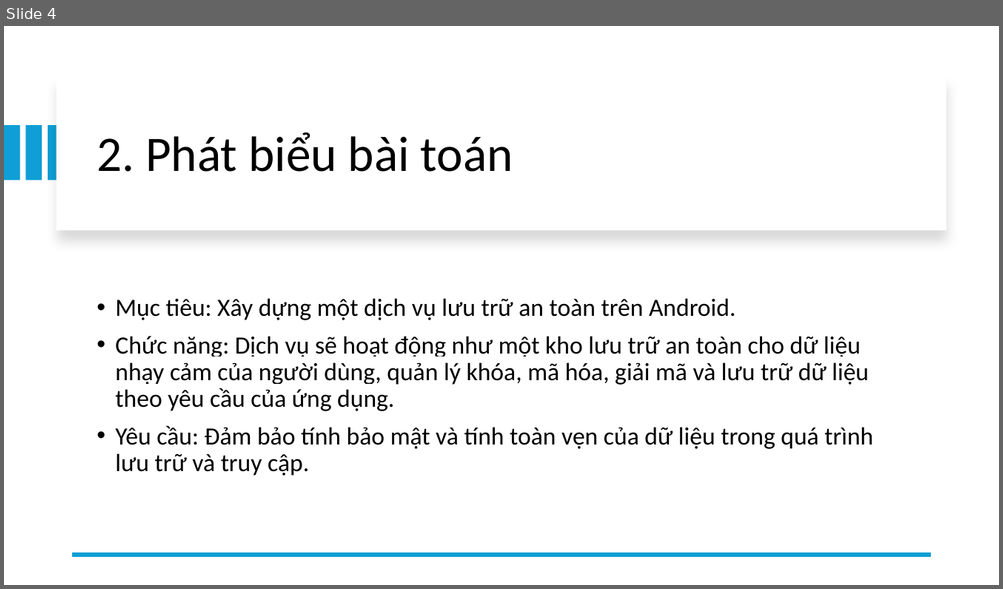
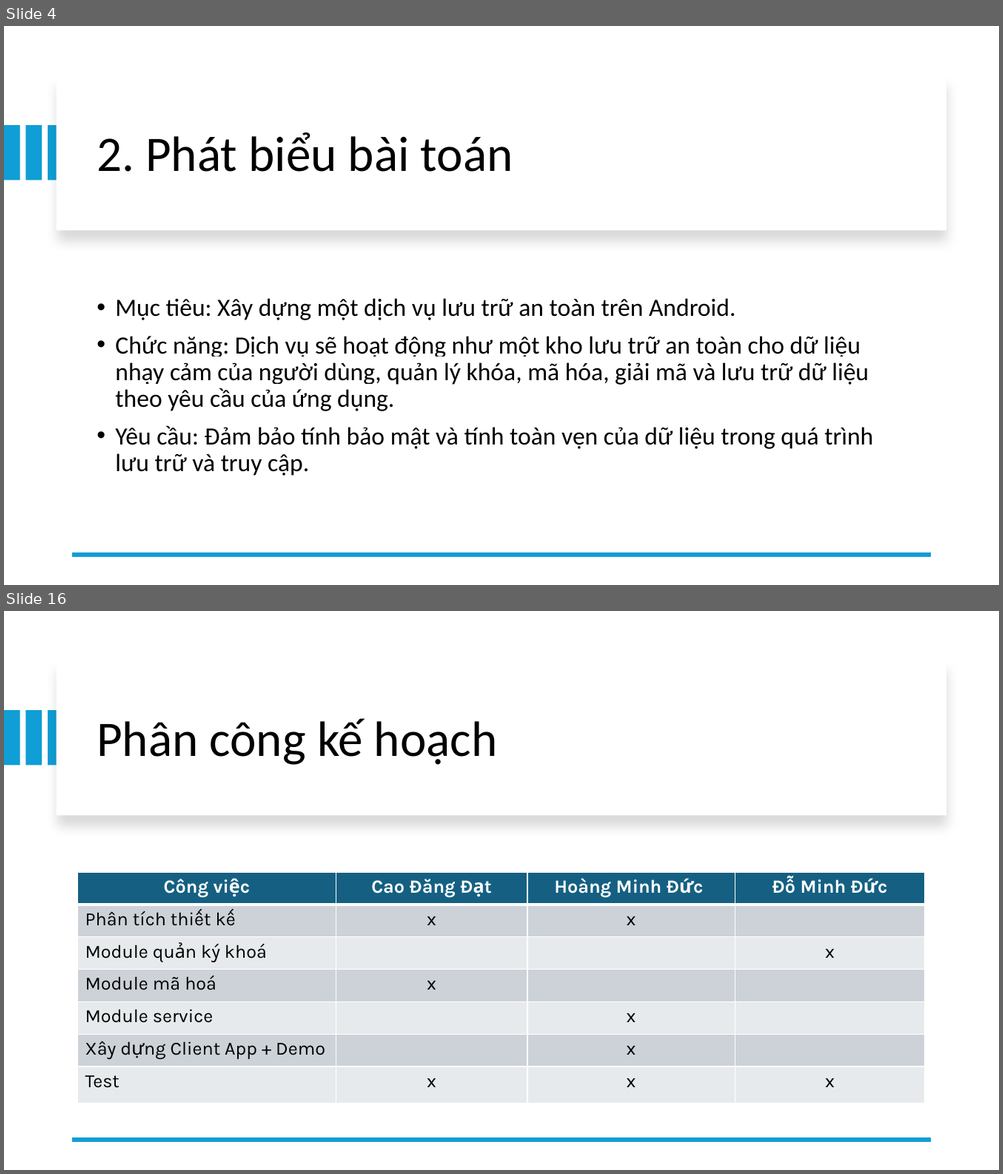
Before and after one commit to minhducdo050702/T07, a slide deck: report/Slide report T07.pptx. Shown one above the other, each under a label of ours: slide 4 before the commit, slides 4 and 16 after it; the slides between them are not shown. The pictures are 1003x589 and 1003x1174 pixels, drawn with LibreOffice and Linux fonts; fonts in the diff are those of the drawing. Boxes give left, top, right and bottom in pixels: in the first picture for what was removed or moved away, otherwise in the second. Text is boxed around its words. In the diff, an @@ line names an element or a change of style, - is before the commit and + after.

```diff
--- a/report/Slide report T07.pptx
+++ b/report/Slide report T07.pptx
@@ slide 16 added at [4,611,999,1170], background #FFFFFF @@
@@ rectangle added at [57,661,946,815], fill #FFFFFF @@
@@ rectangle added at [4,710,20,766], fill #0F9ED5 @@
@@ rectangle added at [25,710,41,766], fill #0F9ED5 @@
@@ rectangle added at [48,710,64,766], fill #0F9ED5 @@
@@ title added at [96,718,497,765], 48 pt, text #000000 @@
+Phân công kế hoạch
@@ table added at [78,873,925,1104], 7 rows, 4 columns @@
+Công việc | Cao Đăng Đạt | Hoàng Minh Đức | Đỗ Minh Đức
+Phân tích thiết kế | x | x | 
+Module quản ký khoá |  |  | x
+Module mã hoá | x |  | 
+Module service |  | x | 
+Xây dựng Client App + Demo |  | x | 
+Test | x | x | x
@@ line added from (930, 1140) to (73, 1140), #0F9ED5 4.5 pt @@
```
Also in this commit, not shown: 9 slides changed, 9 other slides added, 1 slide removed, 2 other files.
